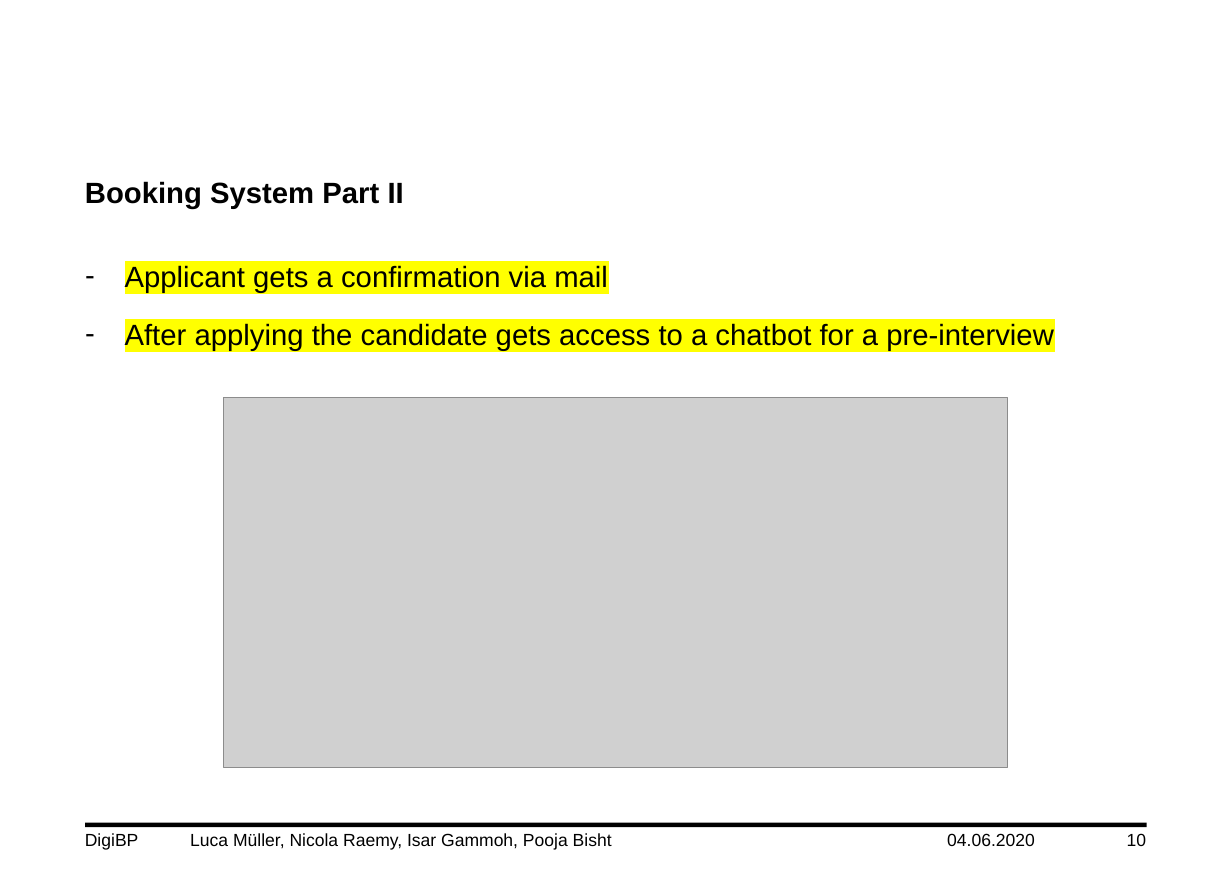
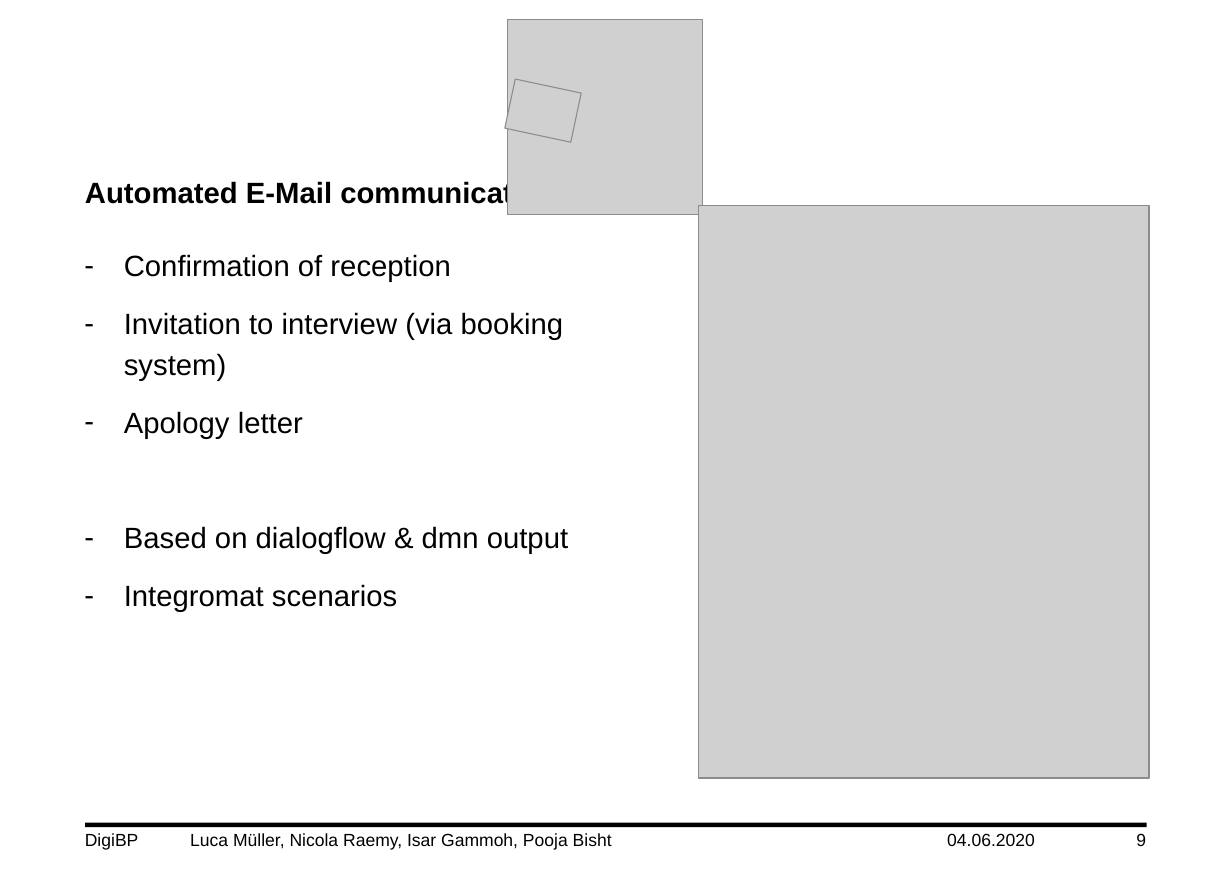
Before and after one commit to DigiBP/DigiBP_DanishBlue, a slide deck: slide 9 of Presentation/DigiBP_DanishBlue_Presentation_V0.3.pptx (slide 10 before the commit). Drawn at 1232x871 pixels with LibreOffice and Linux fonts; fonts in the diff are those of the drawing; grey boxes stand for pictures; background and template pictures are left out. Boxes give left, top, right and bottom in pixels: in the first picture for what was removed or moved away, otherwise in the second. Text is boxed around its words. In the diff, an @@ line names an element or a change of style, - is before the commit and + after.

Commit message:
update presentation

```diff
--- a/Presentation/DigiBP_DanishBlue_Presentation_V0.3.pptx
+++ b/Presentation/DigiBP_DanishBlue_Presentation_V0.3.pptx
@@ picture added at [508,20,703,215] @@
@@ picture added at [505,79,581,142] @@
@@ text at [85,180,556,209]: text changed @@
-Booking System Part II
+Automated E-Mail communication
@@ picture added at [699,206,1150,778] @@
@@ text added at [124,254,568,612], 20 pt, text #000000 @@
+– Confirmation of reception
+– Invitation to interview (via booking system)
+– Apology letter
+– Based on dialogflow & dmn output
+– Integromat scenarios
@@ text removed at [125,265,1054,351] @@
-– Applicant gets a confirmation via mail
-– After applying the candidate gets access to a chatbot for a pre-interview
@@ picture removed at [223,397,1009,767] @@
@@ page number at [1136,833,1146,846]: text changed @@
-10
+9
```
Also in this commit, not shown: 4 other slides changed.
